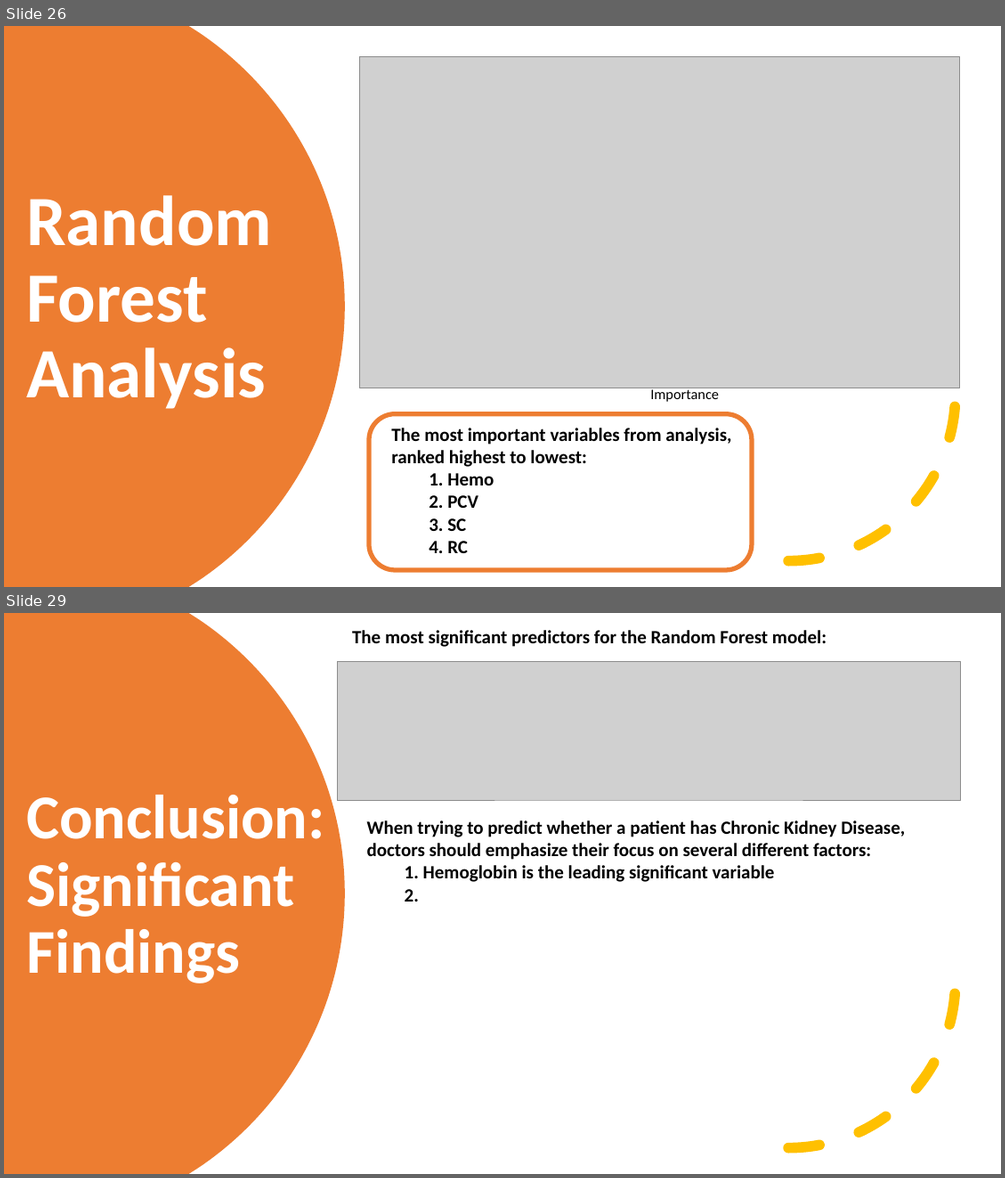
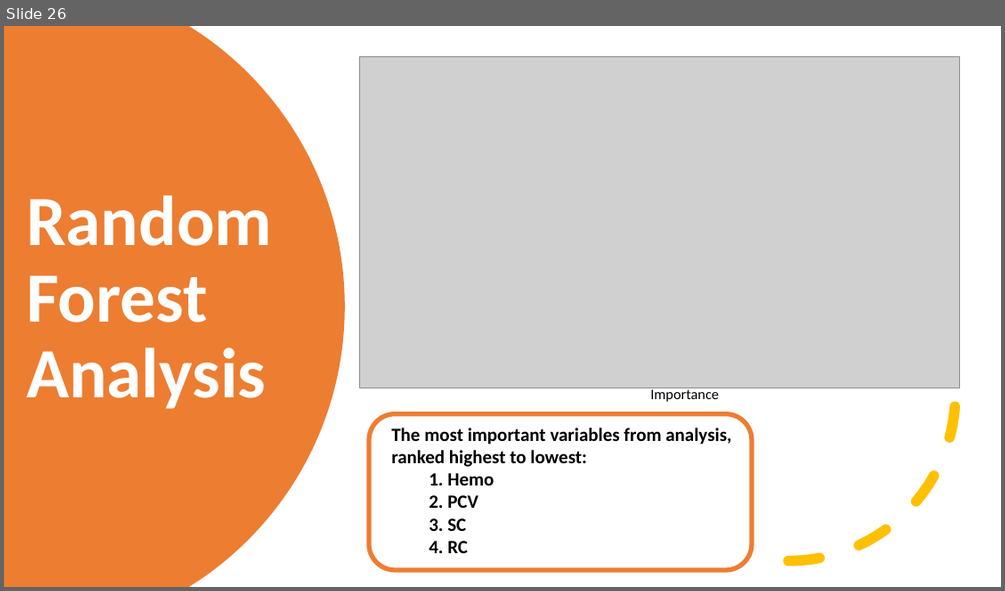
Before and after one commit to tayrotayro/Machine-Learning-Project-ISDS-7070, a slide deck: ckd_presentation.pptx. Shown one above the other, each under a label of ours: slides 26 and 29 before the commit, slide 26 after it; the slides between them are not shown. The pictures are 1005x1178 and 1005x591 pixels, drawn with LibreOffice and Linux fonts; fonts in the diff are those of the drawing; grey boxes stand for pictures. Boxes give left, top, right and bottom in pixels: in the first picture for what was removed or moved away, otherwise in the second. Text is boxed around its words. In the diff, an @@ line names an element or a change of style, - is before the commit and + after.

```diff
--- a/ckd_presentation.pptx
+++ b/ckd_presentation.pptx
@@ slide 29 removed at (4,613,1001,1174), background #FFFFFF @@
@@ freeform shape removed at (4,613,345,1174) @@
@@ text removed at (352,630,826,647) @@
-The most significant predictors for the Random Forest model:
@@ picture removed at (337,662,960,800) @@
@@ title removed at (26,795,324,983) @@
-Conclusion:
-Significant Findings
@@ text removed at (367,820,905,901) @@
-When trying to predict whether a patient has Chronic Kidney Disease, doctors should emphasize their focus on several different factors:
-1. Hemoglobin is the leading significant variable
-2.
@@ arc (boxed as its full ellipse) removed at (622,814,956,1149) @@
```
Also in this commit, not shown: 14 slides changed, 1 other slide removed, 1 other file.
